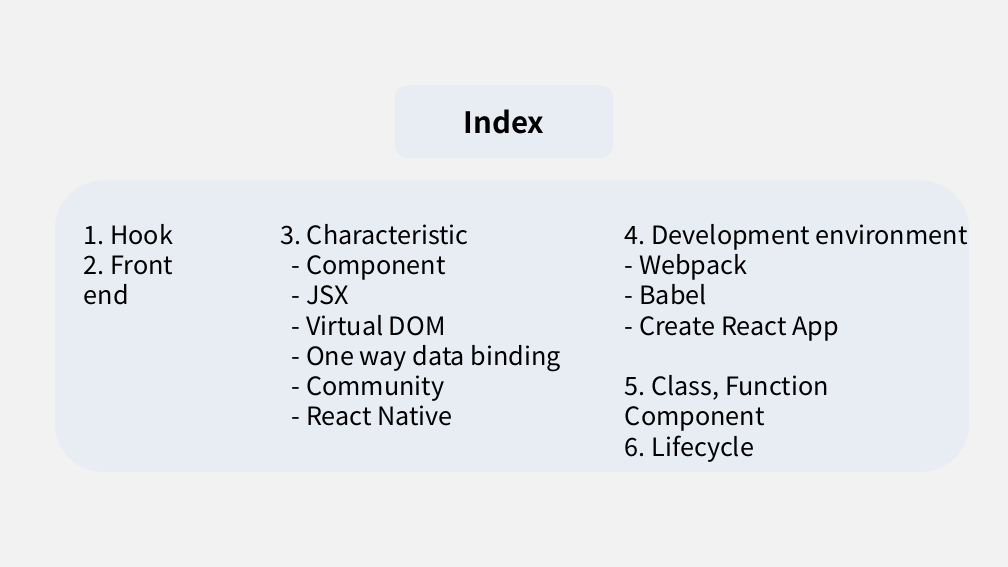
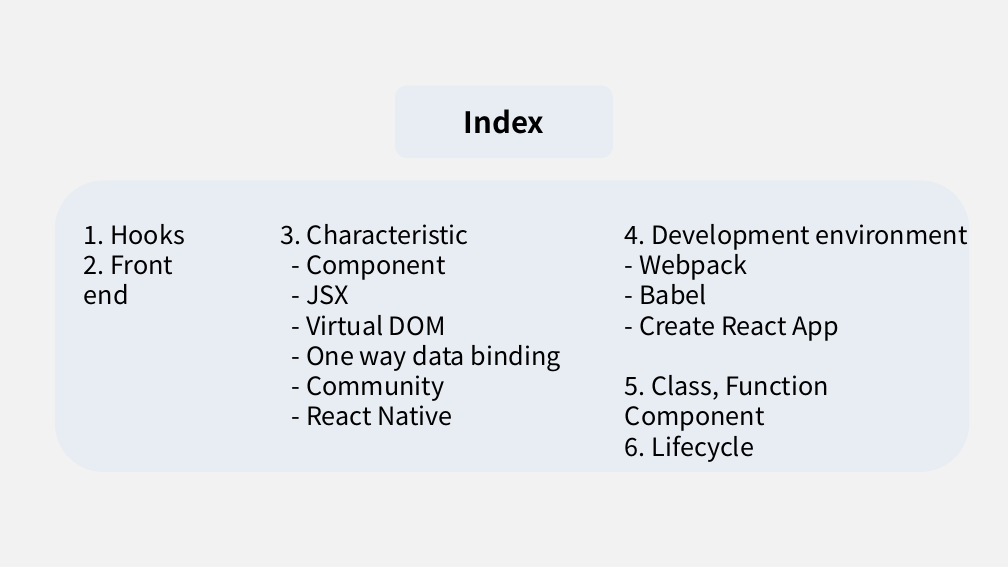
Before and after one commit to J3SUNG/Seminar, a slide deck: slide 2 of 210210_React_2.pptx. Drawn at 1008x567 pixels with LibreOffice and Linux fonts; fonts in the diff are those of the drawing. Boxes give left, top, right and bottom in pixels: in the first picture for what was removed or moved away, otherwise in the second. Text is boxed around its words. In the diff, an @@ line names an element or a change of style, - is before the commit and + after.

```diff
--- a/210210_React_2.pptx
+++ b/210210_React_2.pptx
@@ text at box(84, 224, 185, 245): text changed @@
-1. Hook
+1. Hooks
```
Also in this commit, not shown: 5 other slides changed, 2 slides added, 40 slides removed, 1 other file.
